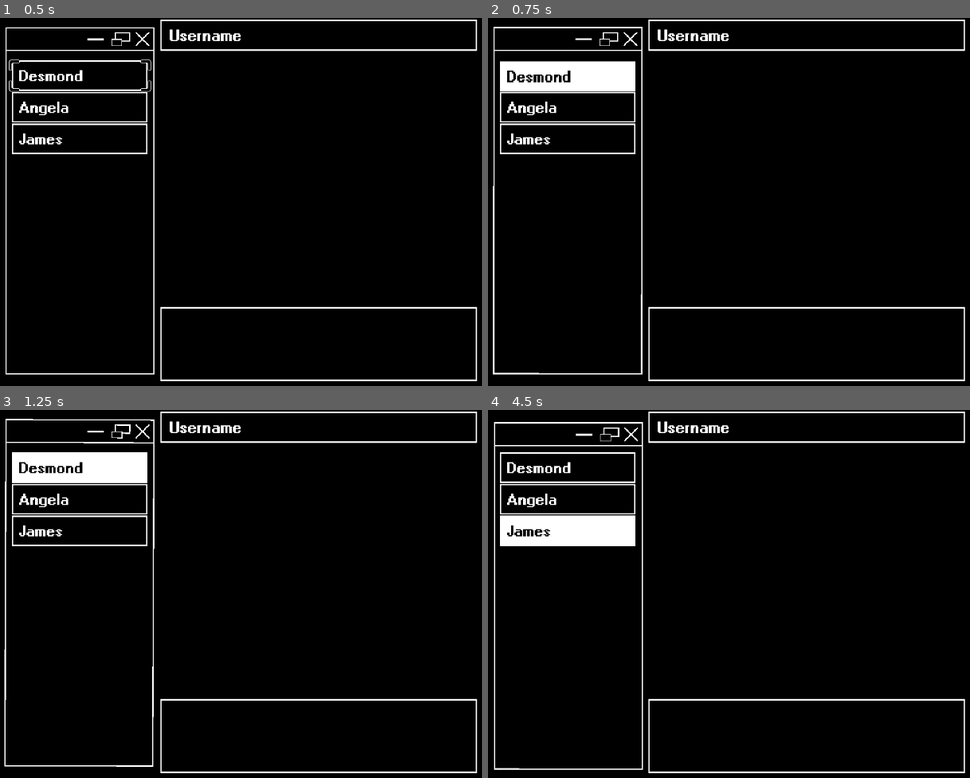
Above: before the commit, frames 1-4 (two rows, left to right).
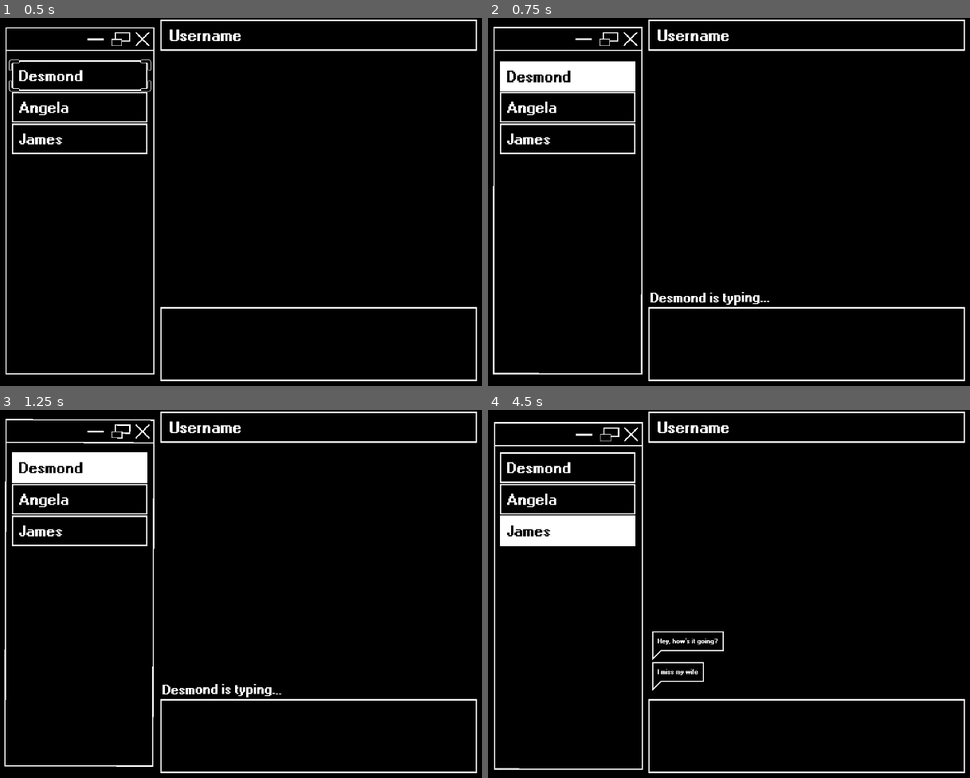
Above: after the commit, the same moments.

Repository: AdamCMunro/social-game
Game: Godot game, scene res://messenger.tscn
Two runs of this game, one before a commit and one after it. Both use one fixed random seed, a clock stepped at 60 frames per second and the inputs below. This scene is started directly instead of the project's main scene.
Inputs (mouse positions are in pixels of both pictures, inside the frame that each line leads up to):
- Up to frame 1 (0.5 s): no input
- Up to frame 2 (0.75 s): tap Enter at 0.5 s; move the mouse to (569, 76) at 0.52 s; click (569, 76) at 0.67 s
- Up to frame 3 (1.25 s): no input
- Up to frame 4 (4.5 s): move the mouse to (569, 498) at 1.27 s; click (569, 498) at 1.42 s; move the mouse to (569, 531) at 2.02 s; click (569, 531) at 2.17 s; move the mouse to (777, 667) at 2.77 s; click (777, 667) at 2.92 s; move the mouse to (outside the picture) at 3.52 s; click (outside the picture) at 3.67 s; move the mouse to (613, 538) at 4.27 s; click (613, 538) at 4.42 s

Frame 1 is identical in both runs. In frame 2, 0.3% of the frame differs, in the area x 33-59%, y 74-79%; in frame 3, 0.3%; in frame 4, 0.5%, in the area x 34-49%, y 60-77%.
Error before the commit: Invalid access to property or key 'seed' on a base object of type 'Window'. (res://messenger.gd:160)
Error after the commit: Invalid access to property or key 'seed' on a base object of type 'Window'. (res://messenger.gd:175)

Commit message:
added some new messages

Diff:
--- /dev/null
+++ b/social-game/chat_logs/james.json
@@ -0,0 +1,3 @@
+[{"seed":"",
+"body":"I miss my wife",
+"options":[]}]
--- a/social-game/contact.gd
+++ b/social-game/contact.gd
@@ -63,6 +63,7 @@
 	selection.visible = false
 
 	get_parent().get_parent()._show_chats($ContactBody/Label.text)
+	get_parent().get_parent().get_node("Messages/TypingIndicator").text = str("[wave amp=9.0 freq=4 connected=0]", $ContactBody/Label.text, " is typing...[/wave]")
 
 func _deselect():
 	$ContactBody/Sprite2D.texture = preload("res://assets/Contact.png")
--- a/social-game/messenger.gd
+++ b/social-game/messenger.gd
@@ -11,7 +11,10 @@
 @onready var message_scene = preload("res://message.tscn")
 
 var typing = false
+var repeat = false
 
+var prev_message
+var prev_message_type = ""
 var chosen_option_text
 var next_message_index
 
@@ -94,19 +97,28 @@
 	await get_tree().process_frame
 	await get_tree().process_frame
 	await get_tree().process_frame
-	_animate_messages(new_message.size.y)
+	_animate_messages(new_message.size.y + 3)
+	prev_message_type = "sent"
+	prev_message = new_message
 
 func _recieve_message(message):
 	$Messages/TypingIndicator.visible = true
 	await get_tree().create_timer(2.0).timeout
 	$Messages/TypingIndicator.visible = false
+
 	var new_message = message_scene.instantiate()
 	new_message.get_node("TextContainer/Message").text = message
 	$Messages/Container.add_child(new_message)
 	await get_tree().process_frame
 	await get_tree().process_frame
 	await get_tree().process_frame
-	_animate_messages(new_message.size.y)
+	if repeat:
+		prev_message.get_node("Sprite").visible = false
+		prev_message.get_node("RepeatSprite").visible = true
+		repeat = false
+	_animate_messages(new_message.size.y + 3)
+	prev_message_type = "recieved"
+	prev_message = new_message
 
 func _animate_messages(offset):
 	var tween = create_tween()
@@ -132,8 +144,11 @@
 	_progress_chats(0)
 
 func _progress_chats(start_index):
+
 	for i in range(start_index, message_arr.size()):
-		if message_arr[i].seed == _get_seed():
+		if message_arr[i].seed == _get_seed() or message_arr[i].seed == "":
+			if prev_message_type == "recieved":
+				repeat = true
 			_recieve_message(message_arr[i].body)
 			await get_tree().create_timer(2.2).timeout
 			if message_arr[i].options.size() > 0:
@@ -161,3 +176,6 @@
 
 func _append_seed(char):
 	get_parent()._append_seed(char)
+
+func _clear_chats():
+	pass
--- a/social-game/messenger.tscn
+++ b/social-game/messenger.tscn
@@ -253,7 +253,7 @@
 layout_mode = 0
 offset_left = -284.0
 offset_top = 159.0
-offset_right = -107.0
+offset_right = 533.0
 offset_bottom = 199.0
 theme_override_fonts/normal_font = ExtResource("4_dj5lq")
 theme_override_font_sizes/normal_font_size = 24
